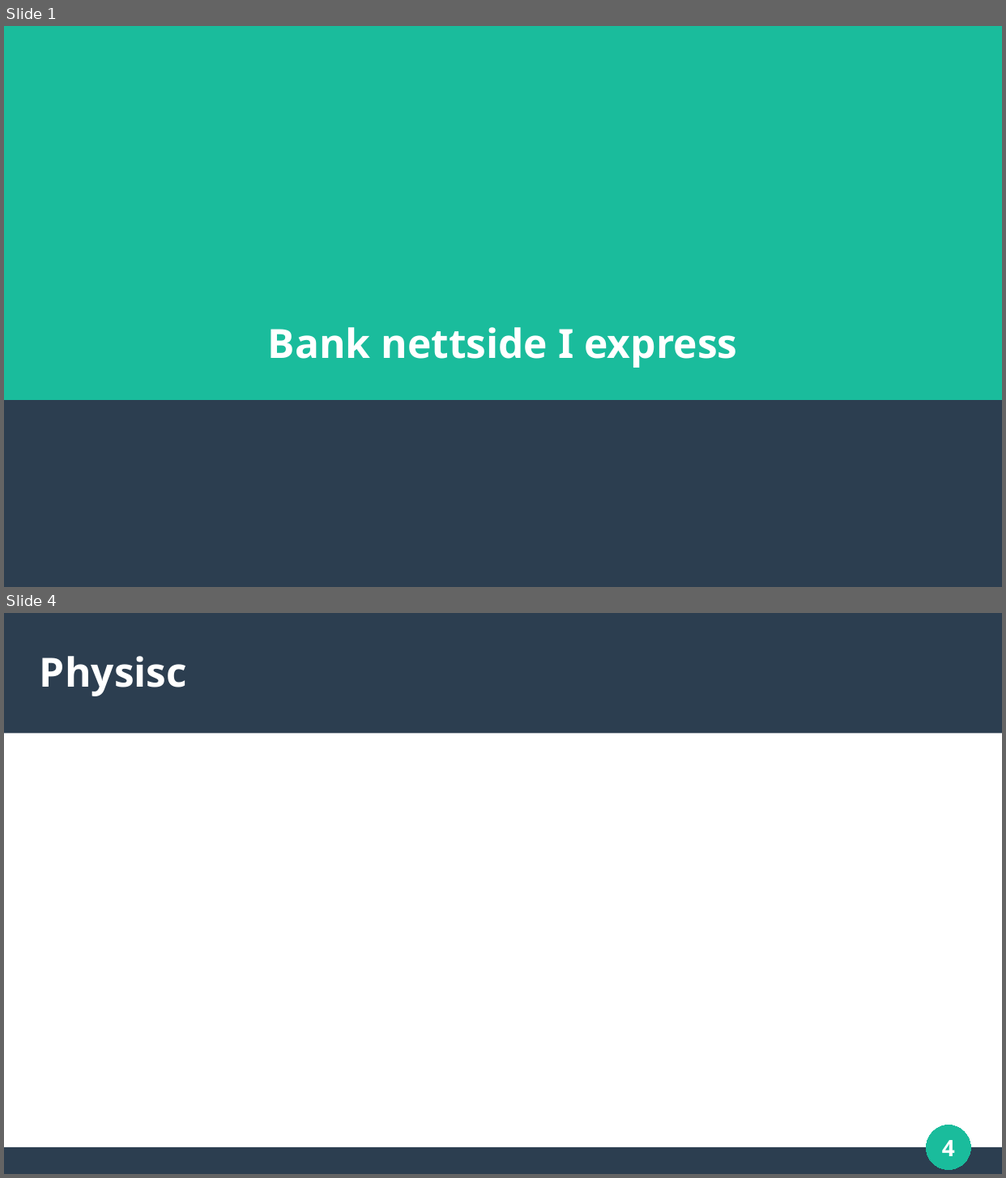
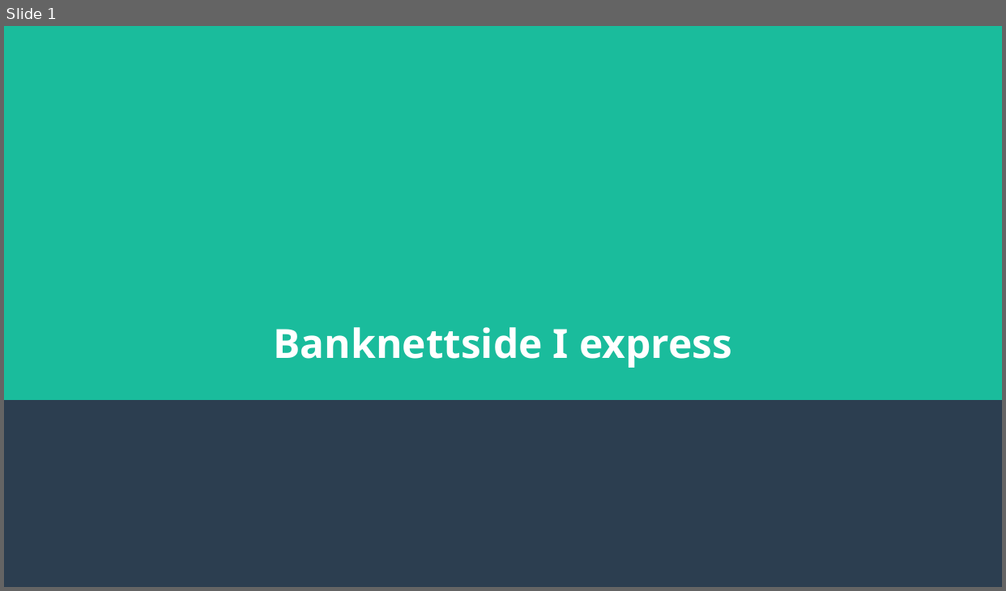
Before and after one commit to willbill0808/Prove-examen-nettside, a slide deck: Examen presentasjon.odp. Shown one above the other, each under a label of ours: slides 1 and 4 before the commit, slide 1 after it; the slides between them are not shown. The pictures are 1006x1178 and 1006x591 pixels, drawn with LibreOffice and Linux fonts; fonts in the diff are those of the drawing. Boxes give left, top, right and bottom in pixels: in the first picture for what was removed or moved away, otherwise in the second. Text is boxed around its words. In the diff, an @@ line names an element or a change of style, - is before the commit and + after.

```diff
--- a/Examen presentasjon.odp
+++ b/Examen presentasjon.odp
@@ slide 4 removed at [4,613,1002,1174], background #FFFFFF @@
@@ rectangle removed at [4,613,1002,734] @@
@@ title removed at [40,656,187,696] @@
-Physisc
@@ ellipse removed at [927,1126,971,1170] @@
@@ page number removed at [942,1140,955,1157] @@
-4
@@ rectangle removed at [4,1148,1002,1174] @@
@@ slide 1 changed as well @@
@@ title at [273,327,732,368]: spaces changed @@
-Bank nettside I express
+Banknettside I express
```
Also in this commit, not shown: 4 slides added, 3 other slides removed, 1 other file.
